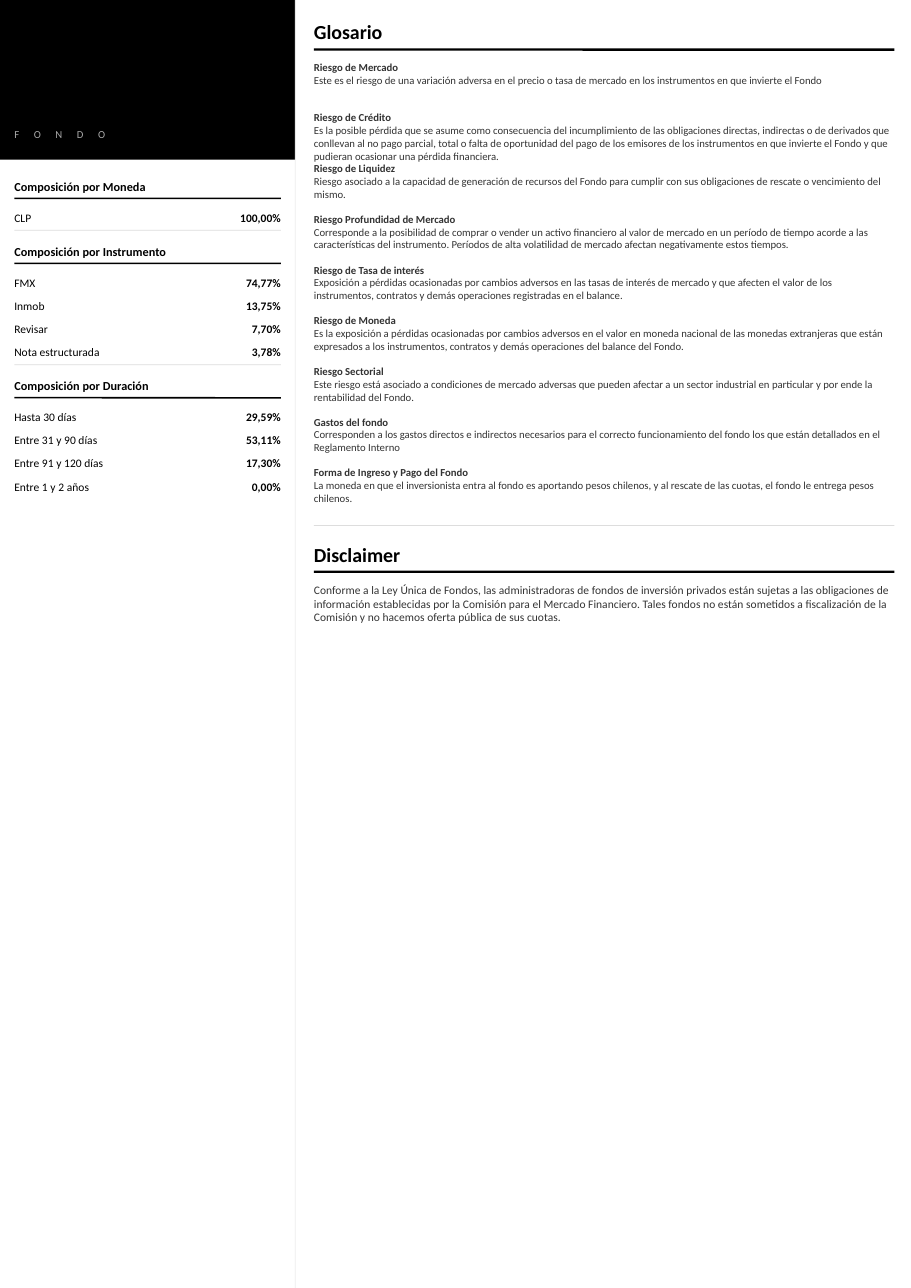
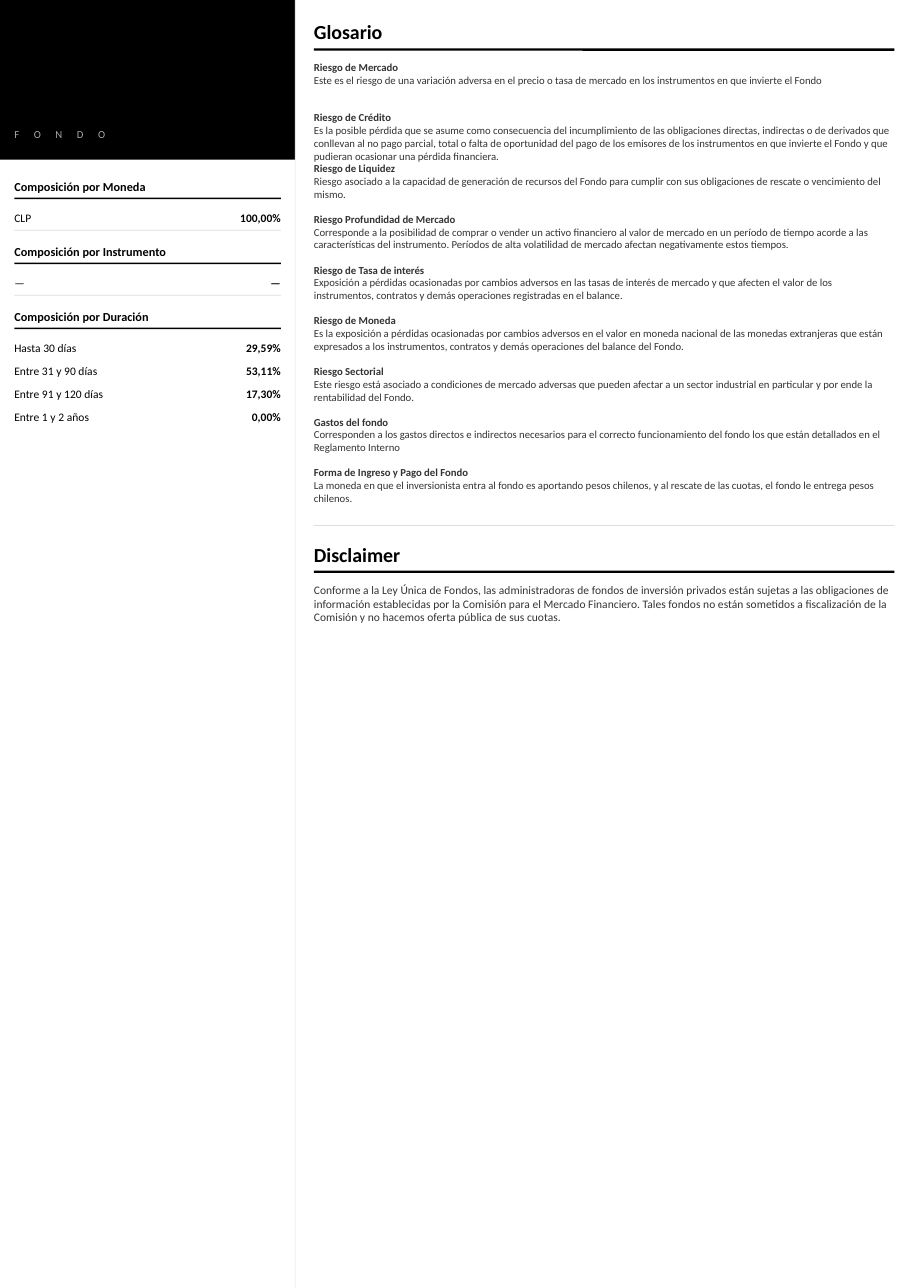
Before and after one commit to mivelascor/fondos-financieros, a slide deck: slide 2 of folletos/2026-04/pptx/FIP_VANTRUST_LIQUIDEZ_ALTO_APORTE.pptx. Drawn at 911x1288 pixels with LibreOffice and Linux fonts; fonts in the diff are those of the drawing. Boxes give left, top, right and bottom in pixels: in the first picture for what was removed or moved away, otherwise in the second. Text is boxed around its words. In the diff, an @@ line names an element or a change of style, - is before the commit and + after.

```diff
--- a/folletos/2026-04/pptx/FIP_VANTRUST_LIQUIDEZ_ALTO_APORTE.pptx
+++ b/folletos/2026-04/pptx/FIP_VANTRUST_LIQUIDEZ_ALTO_APORTE.pptx
@@ text removed at [14, 279, 35, 287] @@
-FMX
@@ text added at [14, 272, 180, 293], 7.5 pt, text #000000 @@
+—
@@ text added at [180, 272, 281, 293], 7.5 pt, text #000000, bold @@
+—
@@ text removed at [246, 279, 281, 289] @@
-74,77%
@@ 9 texts, 2 lines: place and size @@
-9 texts, 2 lines at [14, 365, 281, 493]
+9 texts, 2 lines at [14, 295, 281, 423]
@@ text removed at [14, 302, 44, 310] @@
-Inmob
@@ text removed at [14, 325, 48, 333] @@
-Revisar
@@ text removed at [246, 302, 281, 312] @@
-13,75%
@@ text removed at [252, 325, 281, 335] @@
-7,70%
@@ text removed at [14, 348, 100, 356] @@
-Nota estructurada
@@ text removed at [252, 348, 281, 358] @@
-3,78%
```
Also in this commit, not shown: 1 other slide changed, 22 other files.
